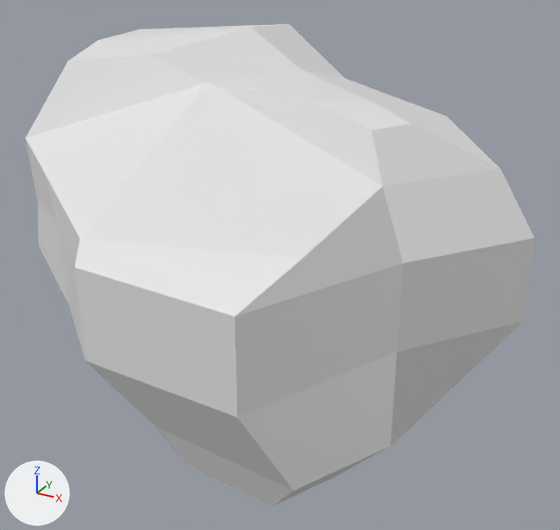
The FBX model SpinGame/Assets/models/Decoration/stone_1.fbx, before and after one commit.
Both versions are drawn from a 50 mm camera at (2.77, -4.15, 2.53) aimed at (0.61, -0.21, 0.56). Lighting does not change. The marker at lower left points along +X, +Y and +Z.

The older version as bpy lines, for what is in view:
```python
me_cylinder = bpy.data.meshes.new('Cylinder')
me_cylinder.from_pydata(...)  # 64 vertices, 62 faces; spans x -1.0..2.08, y -1.63..1.38, z -0.35..1.95
ob_cylinder = bpy.data.objects.new('Cylinder', me_cylinder)
ob_cylinder.location = (0.0, 0.0, 0.0)
```
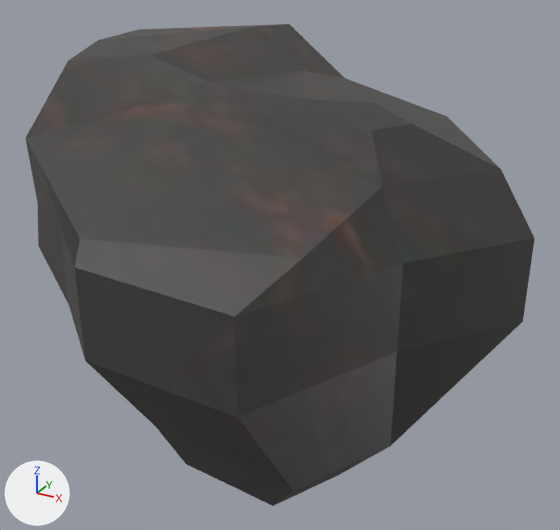
Changed parts and their boxes (x1, y1, x2, y2) in the pictures (560 x 530 px):
'Cylinder', recoloured (white to grey): (25, 24, 535, 506) in both

What changed in the scene script:
```text
Add img_dark_stone_jpg:
    img_dark_stone_jpg = load_image('dark_stone.jpg', '../../Materials/Textures/dark_stone.jpg', 512, 512, 'sRGB')
Add mat_material_001:
    mat_material_001 = principled_material('Material.001')
    mat_material_001.texture = img_dark_stone_jpg
Change me_cylinder:
    where me_cylinder.from_pydata(...)  # 64 vertices, 62 faces; spans x -1.0..2.08, y -1.63..1.38, z -0.35..1.95
    add me_cylinder.materials.append(mat_material_001)  # picture img_dark_stone_jpg
```
